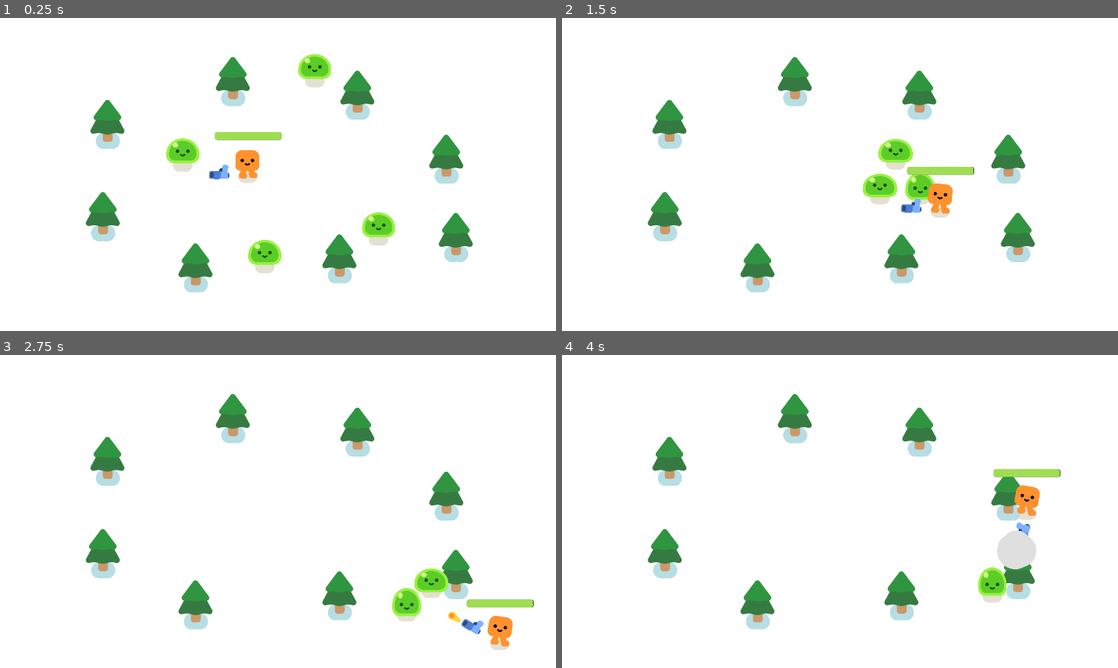
Above: before the commit, frames 1-4 (two rows, left to right).
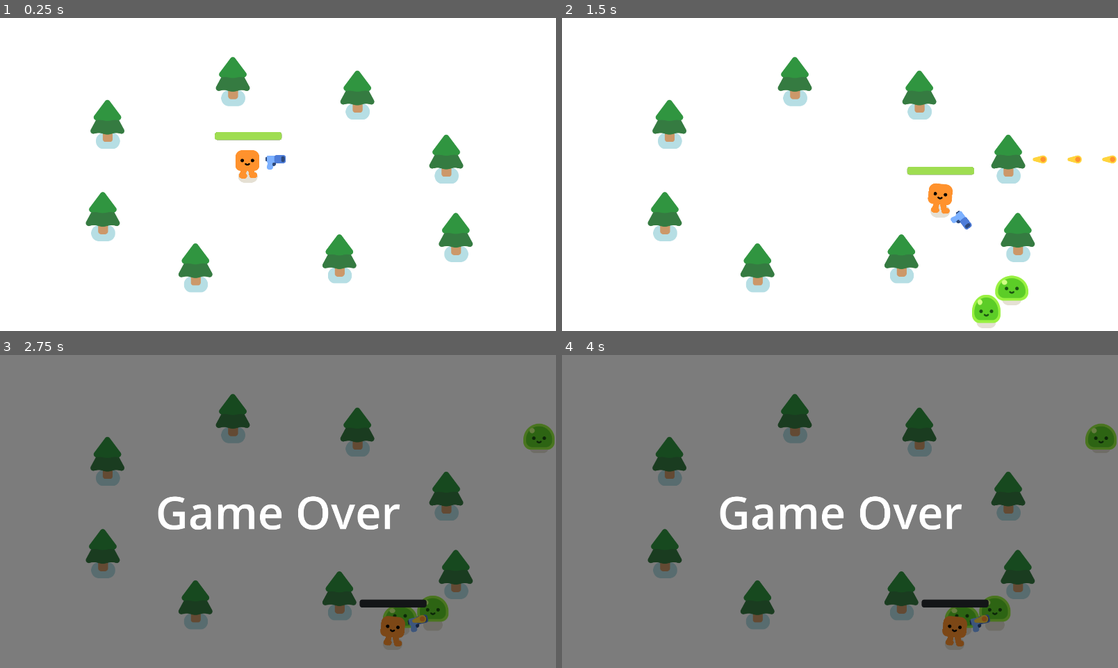
Above: after the commit, the same moments.

Repository: Q8T7/Vampire-survivor
Game: Godot game, scene res://survivors_game.tscn
The game is run twice, just before and just after one commit, with the same random seed, the same clock (stepped at 60 frames per second) and the same inputs.
Inputs:
- Up to frame 1 (0.25 s): no input
- Up to frame 2 (1.5 s): hold D (move_right) 0.53-1.28 s; hold S (move_down) from 1.28 s (still down)
- Up to frame 3 (2.75 s): release S (move_down) at 2.03 s; hold D (move_right) from 2.03 s (still down)
- Up to frame 4 (4 s): release D (move_right) at 2.78 s; hold W (move_up) 2.78-3.53 s; hold A (move_left) from 3.53 s (still down)

The runs differ from the first frame. In frame 1, 2.2% of the frame differs, in the area x 29-72%, y 11-82%; in frame 2, 2.6%; in frame 3, 99%; in frame 4, 99%, in the area x 0-100%, y 0-100%.

Commit message:
adding game over

Diff:
--- a/player.gd
+++ b/player.gd
@@ -15,7 +15,7 @@
 	else:
 		%HappyBoo.play_idle_animation()
 
-	const DAMAGE_RATE = 5.0
+	const DAMAGE_RATE = 500.0
 	var overlapping_mobs = %HurtBox.get_overlapping_bodies()
 	if overlapping_mobs.size() > 0:
 		health -= DAMAGE_RATE * overlapping_mobs.size() * delta
--- a/survivors_game.gd
+++ b/survivors_game.gd
@@ -1 +1,17 @@
 extends Node2D
+
+
+func spawn_mob():
+	var new_mob = preload("res://mob.tscn").instantiate()
+	%PathFollow2D.progress_ratio = randf()
+	new_mob.global_position = %PathFollow2D.global_position
+	add_child(new_mob)
+
+
+func _on_timer_timeout():
+	spawn_mob()
+
+
+func _on_player_health_depleted():
+	%GameOver.visible = true
+	get_tree().paused = true
--- a/survivors_game.tscn
+++ b/survivors_game.tscn
@@ -1,11 +1,18 @@
-[gd_scene load_steps=4 format=3 uid="uid://b83ylcp6wgwvx"]
+[gd_scene load_steps=5 format=3 uid="uid://b83ylcp6wgwvx"]
 
 [ext_resource type="PackedScene" uid="uid://djf7qvech8sho" path="res://player.tscn" id="1_l1ux2"]
-[ext_resource type="PackedScene" uid="uid://powvi067p6db" path="res://mob.tscn" id="2_pw6ck"]
+[ext_resource type="Script" path="res://survivors_game.gd" id="1_swra0"]
 [ext_resource type="PackedScene" uid="uid://sjqb4mb4hwj8" path="res://pine_tree.tscn" id="2_r827u"]
+
+[sub_resource type="Curve2D" id="Curve2D_4opx0"]
+_data = {
+"points": PackedVector2Array(0, 0, 0, 0, -131, -136, 0, 0, 0, 0, 2117, -130, 0, 0, 0, 0, 2115, 1242, 0, 0, 0, 0, -157, 1242)
+}
+point_count = 4
 
 [node name="Game" type="Node2D"]
 y_sort_enabled = true
+script = ExtResource("1_swra0")
 
 [node name="CanvasLayer" type="CanvasLayer" parent="."]
 layer = -30
@@ -17,17 +24,14 @@
 [node name="Player" parent="." instance=ExtResource("1_l1ux2")]
 position = Vector2(856, 547)
 
-[node name="Mob" parent="." instance=ExtResource("2_pw6ck")]
-position = Vector2(557, 497)
+[node name="Path2D" type="Path2D" parent="Player"]
+position = Vector2(-856, -547)
+curve = SubResource("Curve2D_4opx0")
 
-[node name="Mob2" parent="." instance=ExtResource("2_pw6ck")]
-position = Vector2(1130, 157)
-
-[node name="Mob3" parent="." instance=ExtResource("2_pw6ck")]
-position = Vector2(928, 933)
-
-[node name="Mob4" parent="." instance=ExtResource("2_pw6ck")]
-position = Vector2(1375, 797)
+[node name="PathFollow2D" type="PathFollow2D" parent="Player/Path2D"]
+unique_name_in_owner = true
+position = Vector2(-131, -136)
+rotation = 0.00266903
 
 [node name="PineTree" parent="." instance=ExtResource("2_r827u")]
 position = Vector2(372, 426)
@@ -52,3 +56,38 @@
 
 [node name="PineTree8" parent="." instance=ExtResource("2_r827u")]
 position = Vector2(1173, 890)
+
+[node name="Timer" type="Timer" parent="."]
+wait_time = 0.3
+autostart = true
+
+[node name="GameOver" type="CanvasLayer" parent="."]
+unique_name_in_owner = true
+visible = false
+
+[node name="ColorRect" type="ColorRect" parent="GameOver"]
+anchors_preset = 15
+anchor_right = 1.0
+anchor_bottom = 1.0
+grow_horizontal = 2
+grow_vertical = 2
+color = Color(0, 0, 0, 0.513726)
+
+[node name="Label" type="Label" parent="GameOver/ColorRect"]
+layout_mode = 1
+anchors_preset = 8
+anchor_left = 0.5
+anchor_top = 0.5
+anchor_right = 0.5
+anchor_bottom = 0.5
+offset_left = -43.5
+offset_top = -11.5
+offset_right = 43.5
+offset_bottom = 11.5
+grow_horizontal = 2
+grow_vertical = 2
+theme_override_font_sizes/font_size = 156
+text = "Game Over"
+
+[connection signal="health_depleted" from="Player" to="." method="_on_player_health_depleted"]
+[connection signal="timeout" from="Timer" to="." method="_on_timer_timeout"]
